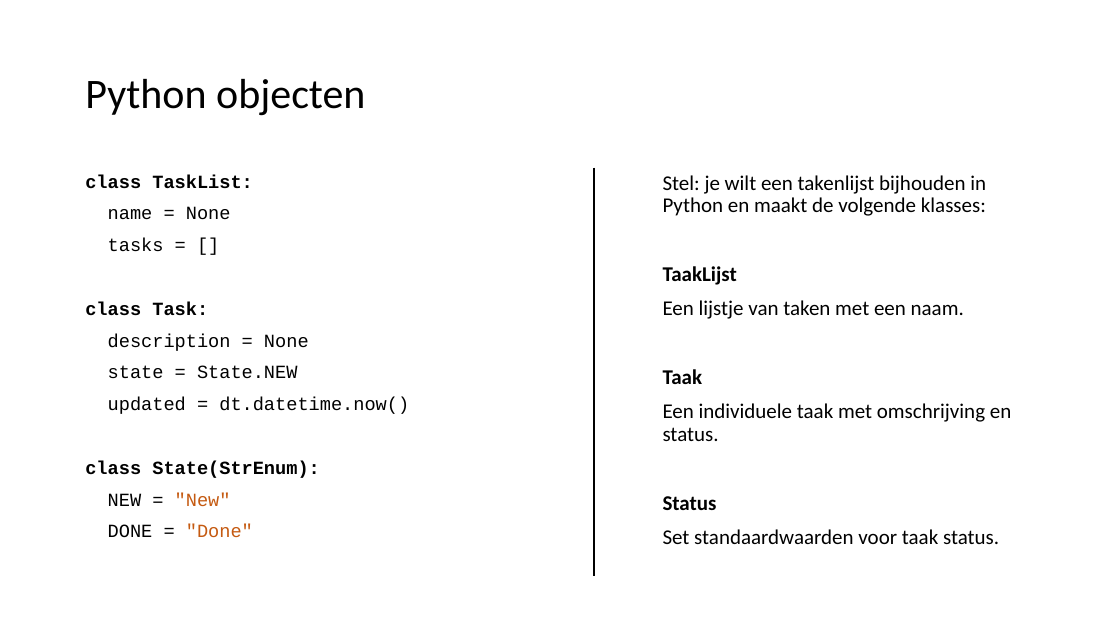
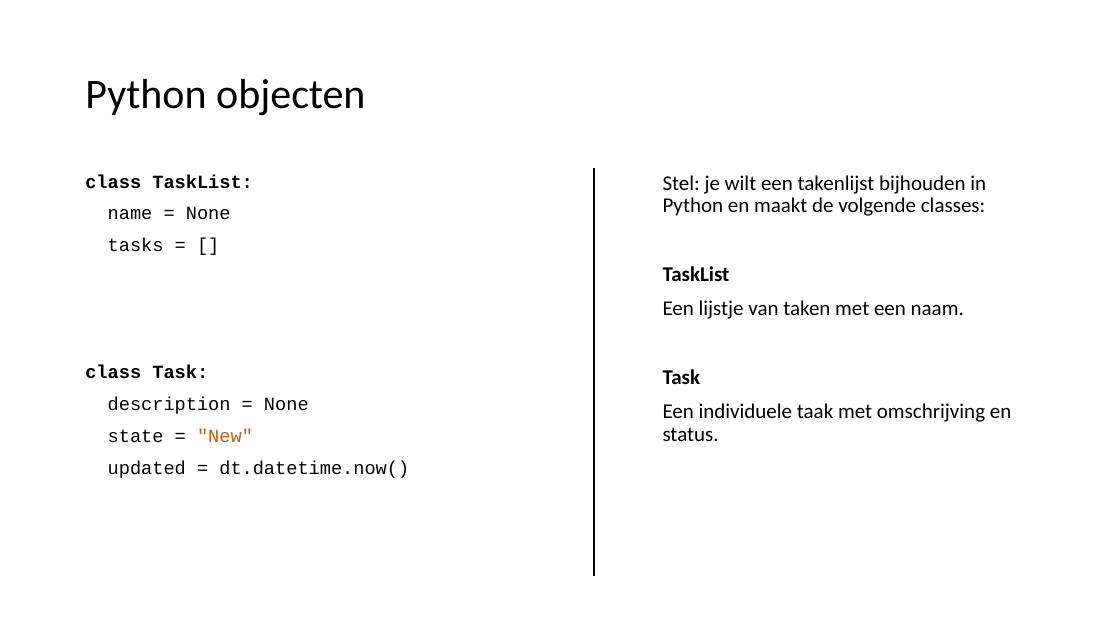
Before and after one commit to LFKoning/knowledge-sharing, a slide deck: slide 50 of sql_course/3_python/3_python.pptx. Drawn at 1120x630 pixels with LibreOffice and Linux fonts; fonts in the diff are those of the drawing. Boxes give left, top, right and bottom in pixels: in the first picture for what was removed or moved away, otherwise in the second. Text is boxed around its words. In the diff, an @@ line names an element or a change of style, - is before the commit and + after.

```diff
--- a/sql_course/3_python/3_python.pptx
+++ b/sql_course/3_python/3_python.pptx
@@ text at (x1=663, y1=175, x2=986, y2=281): text changed @@
-Stel: je wilt een takenlijst bijhouden in Python en maakt de volgende klasses:
-TaakLijst
+Stel: je wilt een takenlijst bijhouden in Python en maakt de volgende classes:
+TaskList
@@ text at (x1=663, y1=369, x2=701, y2=384): text changed @@
-Taak
+Task
@@ text at (x1=108, y1=429, x2=253, y2=442): text changed @@
-state = State.NEW
+state = "New"
@@ text at (x1=85, y1=461, x2=320, y2=538): paragraphs removed @@
-class State(StrEnum):
-NEW = "New"
-DONE = "Done"
@@ text at (x1=663, y1=496, x2=999, y2=544): paragraphs removed @@
-Status
-Set standaardwaarden voor taak status.
```
Also in this commit, not shown: 14 other slides changed, 2 other files.
